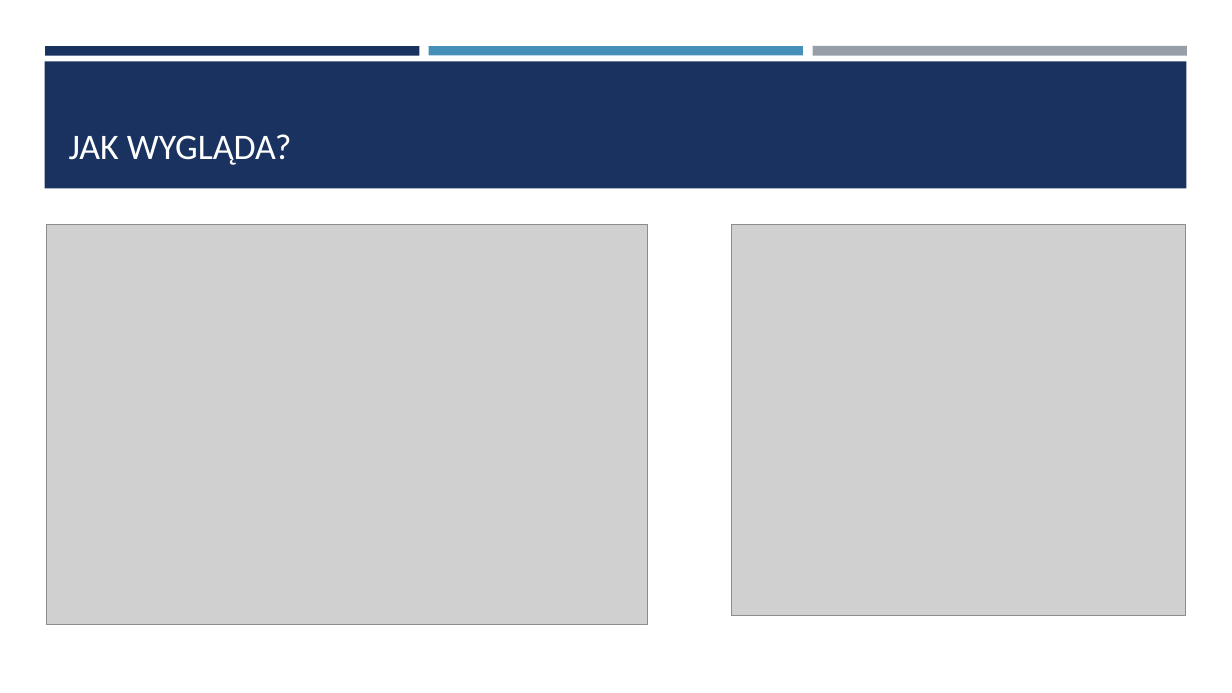
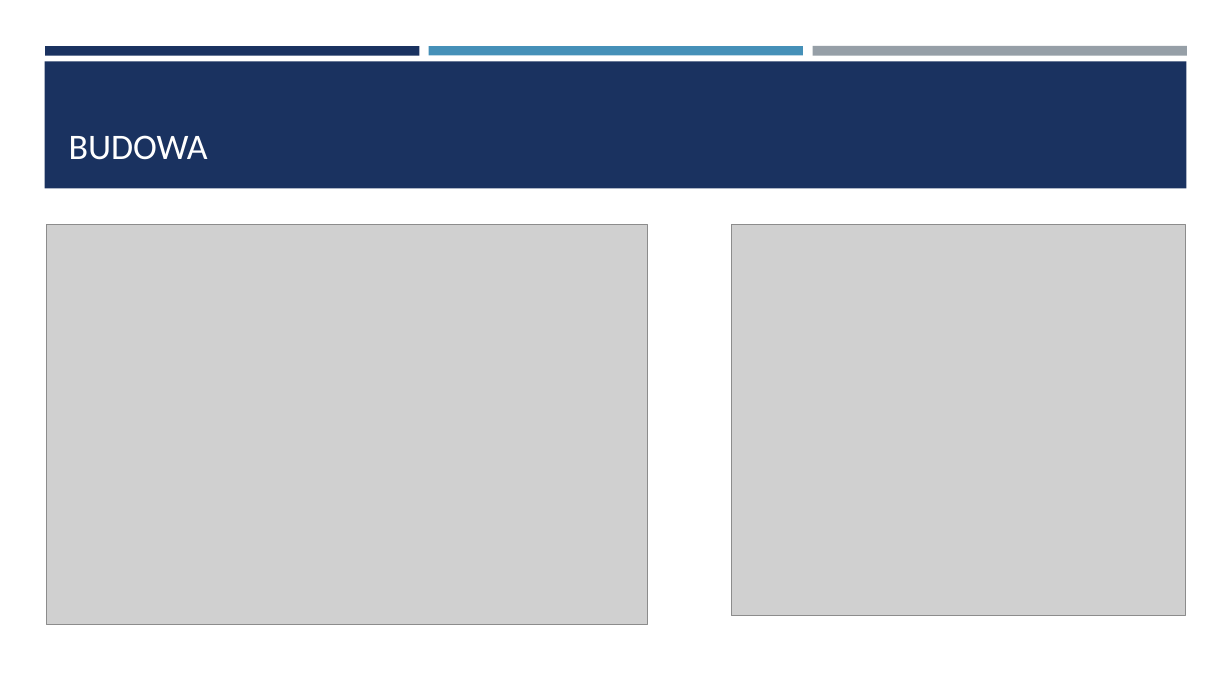
Before and after one commit to TUD22/Prezentacja, a slide deck: slide 5 of implanty nfc.pptx. Drawn at 1232x693 pixels with LibreOffice and Linux fonts; fonts in the diff are those of the drawing; grey boxes stand for pictures. Boxes give left, top, right and bottom in pixels: in the first picture for what was removed or moved away, otherwise in the second. Text is boxed around its words. In the diff, an @@ line names an element or a change of style, - is before the commit and + after.

```diff
--- a/implanty nfc.pptx
+++ b/implanty nfc.pptx
@@ title at (x1=69, y1=135, x2=208, y2=160): text changed @@
-JAK WYGLĄDA?
+BUDOWA
```
